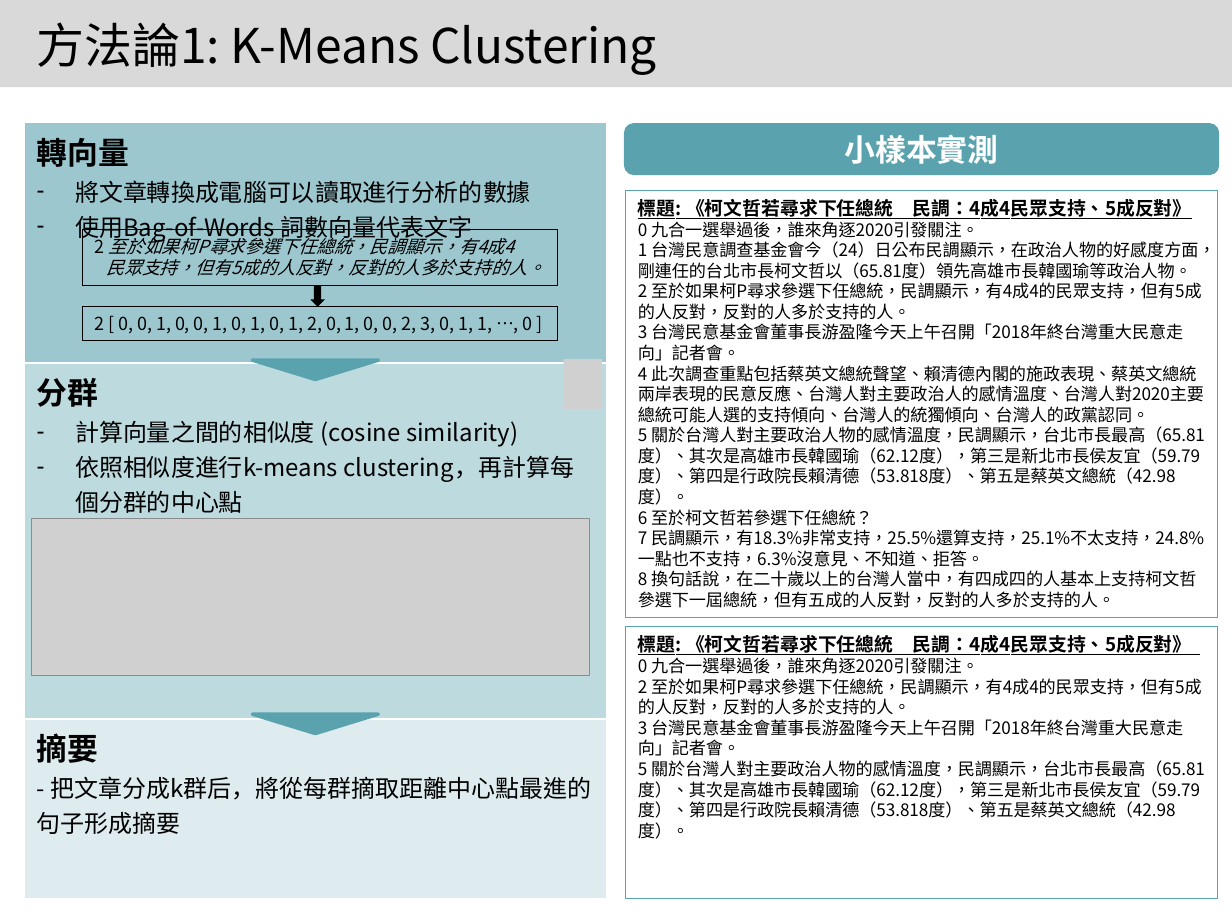
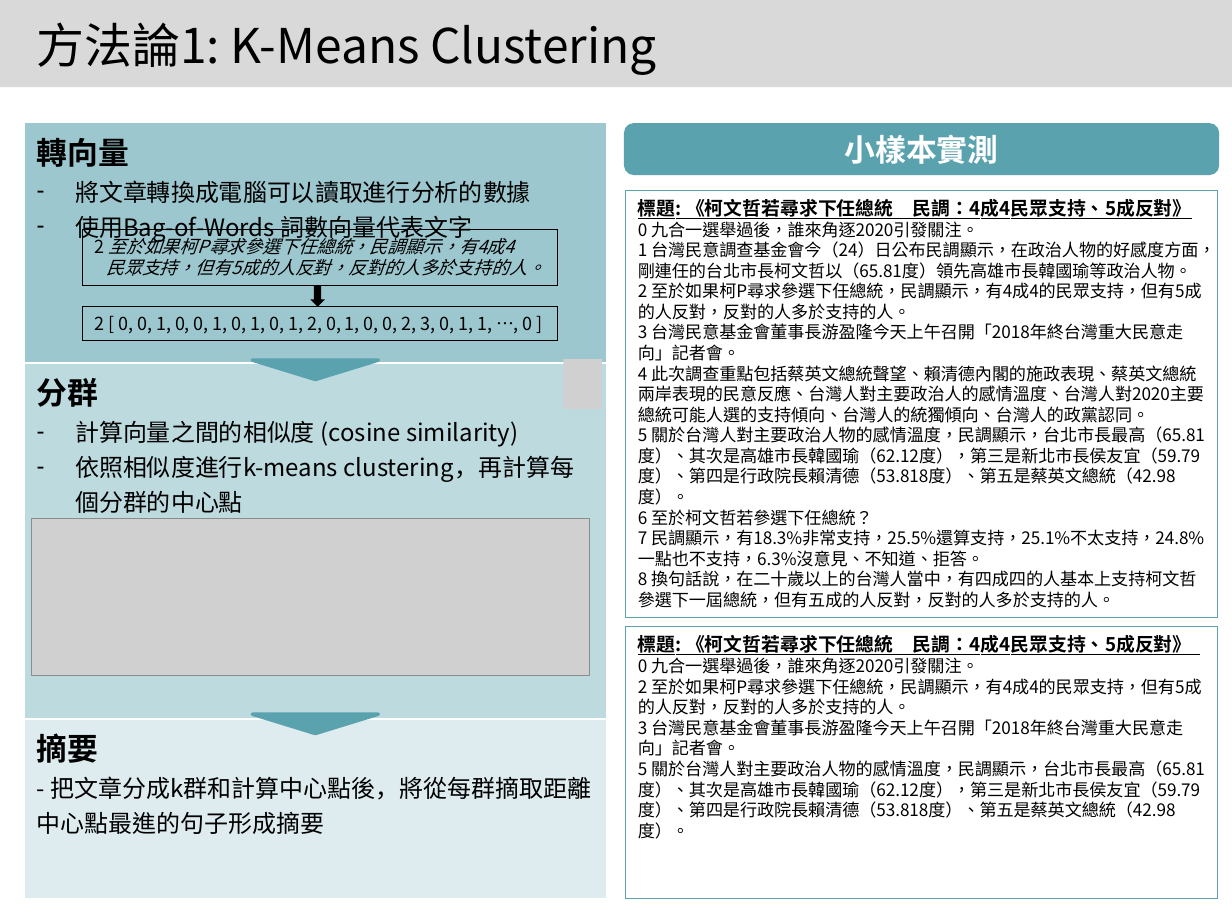
Before and after one commit to 1napcompsci/Automatic-Text-Summarization, a slide deck: slide 13 of Summarization with Yahoo - SETN/實習專案報告 Template (Revised).pptx. Drawn at 1232x924 pixels with LibreOffice and Linux fonts; fonts in the diff are those of the drawing; grey boxes stand for pictures. Boxes give left, top, right and bottom in pixels: in the first picture for what was removed or moved away, otherwise in the second. Text is boxed around its words. In the diff, an @@ line names an element or a change of style, - is before the commit and + after.

```diff
--- a/Summarization with Yahoo - SETN/實習專案報告 Template (Revised).pptx
+++ b/Summarization with Yahoo - SETN/實習專案報告 Template (Revised).pptx
@@ table at <box>25,122,606,898</box> @@
-row 3, column 1: 摘要 / - 把文章分成k群后，將從每群摘取距離中心點最進的句子形成摘要
+row 3, column 1: 摘要 / - 把文章分成k群和計算中心點後，將從每群摘取距離中心點最進的句子形成摘要
```
Also in this commit, not shown: 3 other slides changed.
